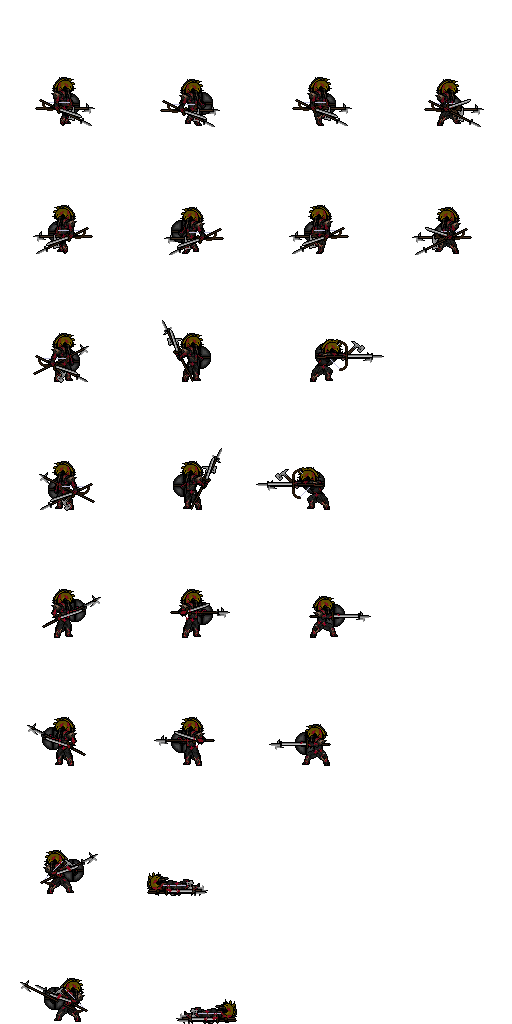
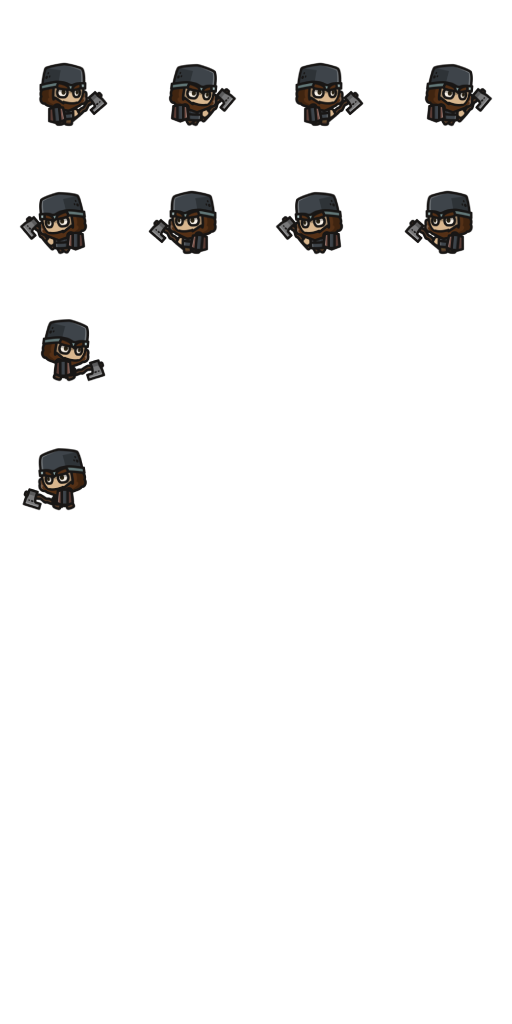
Before/after of a 512 × 1024 layered artwork. What changed in the layer stack:
hid group "special" (2 layers) over bbox(50, 82, 458, 1021)
hid group "primary" (18 layers) over bbox(20, 99, 484, 1024)
hid group "gear" (130 layers) over bbox(19, 77, 493, 1024)
added group "dwarf" with 10 layers in group "base" over bbox(19, 62, 493, 511)
added layer "Dwarf_01_Walking_000 copy 3" in group "dwarf" over bbox(19, 191, 88, 255)
added layer "Dwarf_01_Walking_004 copy 3" in group "dwarf" over bbox(148, 190, 218, 255)
added layer "Dwarf_01_Walking_004 copy 2" in group "dwarf" over bbox(404, 190, 474, 255)
added layer "Dwarf_01_Walking_000 copy 2" in group "dwarf" over bbox(275, 191, 344, 255)
added layer "Dwarf_01_Walking_000 copy" in group "dwarf" over bbox(424, 63, 493, 127)
added layer "Dwarf_01_Walking_004 copy" in group "dwarf" over bbox(294, 62, 364, 127)
added layer "Dwarf_01_Walking_004" in group "dwarf" over bbox(38, 62, 108, 127)
added layer "Dwarf_01_Walking_000" in group "dwarf" over bbox(168, 63, 237, 127)
added layer "Dwarf_01_Walking_009 copy" in group "dwarf" over bbox(40, 319, 106, 382)
added layer "Dwarf_01_Walking_009" in group "dwarf" over bbox(22, 448, 87, 511)
hid group "human" (14 layers) over bbox(47, 80, 461, 1024)
hid group "vampire" (5 layers) over bbox(19, 80, 461, 1024)
hid group "elf" (2 layers) over bbox(47, 80, 461, 1024)
hid group "orc" (8 layers) over bbox(47, 80, 461, 1024)
hid group "ghost" (1 layers) over bbox(47, 80, 461, 1024)
hid group "secondary" (6 layers) over bbox(42, 92, 462, 1010)
